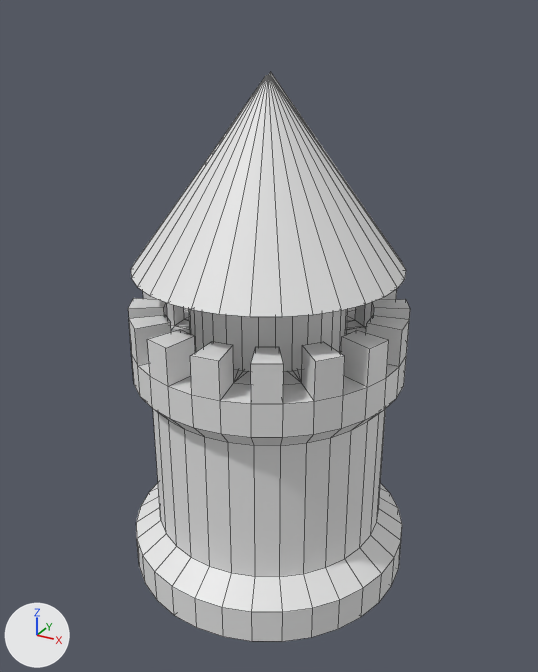
The OBJ model app/models/tower.obj: old version first, new version second.
Camera for both pictures: a camera (50 mm lens) standing at (4.48, -8.15, 7.55) and looking at (0.03, -0.06, 3.5). Every picture has the same lights, and +X, +Y and +Z are marked at lower left. Mesh edges are drawn as thin lines. Materials are left out; every surface is plain grey. Where no turn or scale is listed for an object, it has been applied to the vertices. Vertices at the same position are counted once.
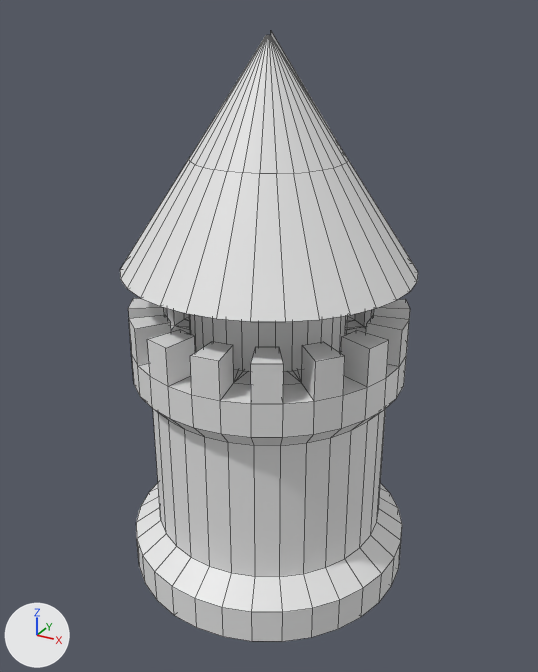
The newer file is also turned or shifted as a whole; pictures and numbers use the older file's frame.

Where the change shows, as pixel boxes [x1, y1, x2, y2] in the pictures (538 x 672 px):
'Circle', reshaped (7% taller)
    before: [128, 72, 410, 642]
    after: [120, 31, 418, 642]
part 1 of me_circle, built on
    before: [131, 72, 406, 317]
    after: [120, 31, 418, 322]

Patch to the scene script:
```diff
--- a/app/models/tower.obj.py
+++ b/app/models/tower.obj.py
@@ me_circle @@
 # used by ob_circle; location = (0.0, 0.0, 0.0)
-me_circle.from_pydata(...)  # 516 vertices, 672 faces; spans x -2.0..2.0, y -2.0..2.0, z 0.0..6.87
+me_circle.from_pydata(...)  # 548 vertices, 704 faces; spans x -2.0..2.0, y -2.0..2.0, z 0.0..7.32
+# me_circle part 1
+# 32 faces are deleted
+# 22 vertices in x -0.04..0.02, y -0.03..0.02, z 6.83 move by (0.0, 0.0, 0.44)
+# 4 vertices in x -0.04..0.02, y -0.02..-0.01, z 6.83 move by (0.0, -0.01, 0.44)
+# 3 vertices in x -0.01..0.0, y 0.02, z 6.83 move by (0.0, 0.01, 0.44)
+# 35 vertices move from x -1.79..1.77, y -1.78..1.77, z 4.47..6.87 to x -1.94..1.93, y -1.88..1.88, z 4.46..7.32
+# 32 vertices are added at x -0.99..0.97, y -0.96..0.95, z 5.86..5.89
+# 64 new faces join them
```
